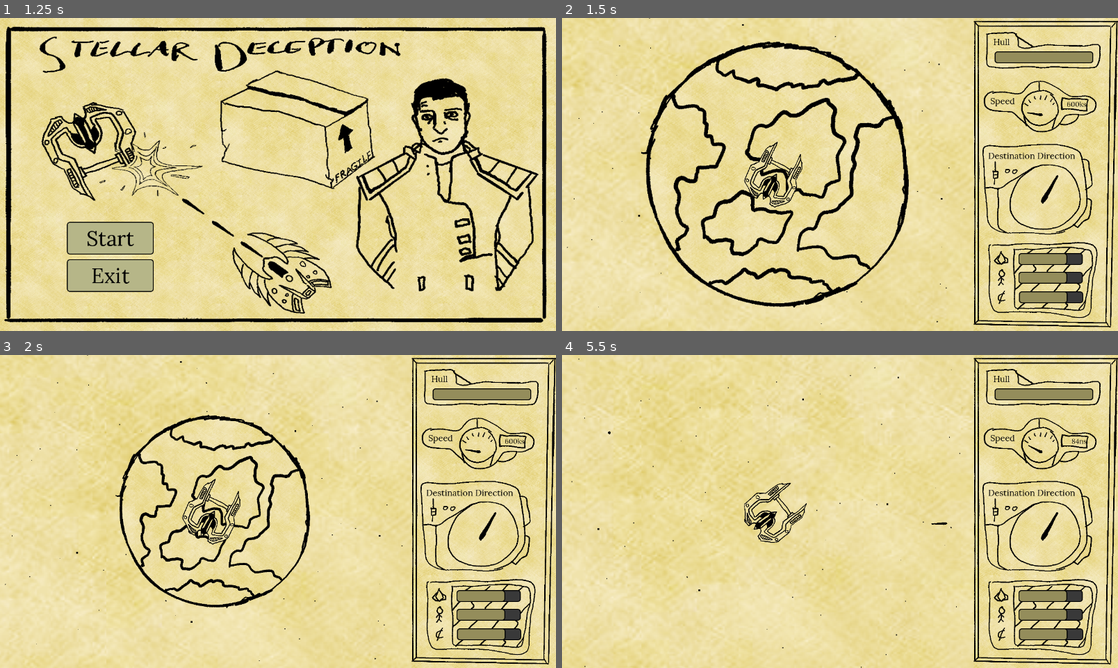
Above: before the commit, frames 1-4 (two rows, left to right).
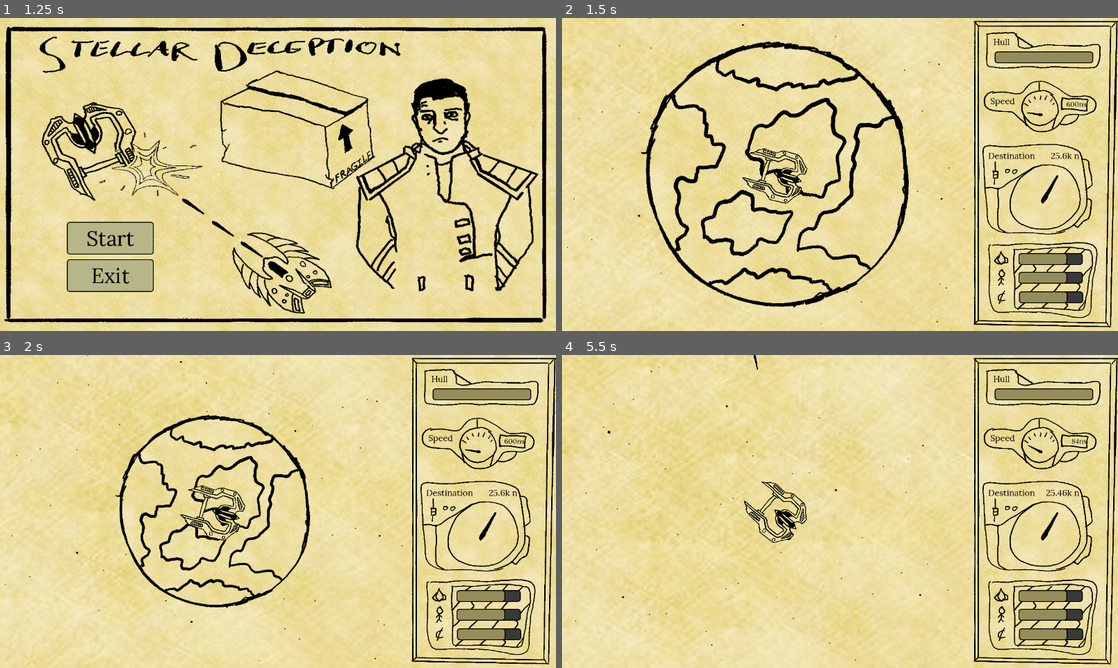
Above: after the commit, the same moments.

Repository: axewizardbgg/stellar-deception-gwj81
Game: Godot game, scene res://main.tscn
Same seed, same stepped clock (60 frames per second), same inputs: the game is played once before the commit and once after it.
Inputs (mouse positions are in pixels of both pictures, inside the frame that each line leads up to):
- Up to frame 1 (1.25 s): move the mouse to (400, 158) at 0.52 s; hold D (right) from 0.53 s (still down); hold Space (activate) from 0.53 s (still down)
- Up to frame 2 (1.5 s): release D (right) at 1.25 s; release Space (activate) at 1.25 s; click "Start" at 1.25 s
- Up to frame 3 (2 s): no input
- Up to frame 4 (5.5 s): move the mouse to (728, 527) at 2.02 s; hold S (backward) 2.03-2.78 s; click (728, 527) at 2.1 s; move the mouse to (895, 442) at 2.77 s; hold D (right) 2.78-3.53 s; hold Space (activate) 2.78-3.53 s; move the mouse to (812, 574) at 3.52 s; hold W (forward) 3.53-4.28 s; click (812, 574) at 3.6 s; move the mouse to (1006, 558) at 4.27 s; hold Space (activate) 4.28-5.03 s; hold A (left) from 4.28 s (still down); move the mouse to (673, 464) at 5.02 s; click (673, 464) at 5.1 s

Frame 1 is identical in both runs. In frame 2, 1.1% of the frame differs, in the area x 32-94%, y 26-61%; in frame 3, 1.1%; in frame 4, 8.9%, in the area x 0-93%, y 0-100%.

Commit message:
Final tweaks before submission

Diff:
--- a/asteroid_spawner.gd
+++ b/asteroid_spawner.gd
@@ -2,7 +2,7 @@
 
 # Expected to be set before _ready
 var player: RigidBody2D
-var max_asteroids: int = 2
+var max_asteroids: int = 6
 
 # Other asteroidy stuff
 var asteroids: Array = []
--- a/event_ui.gd
+++ b/event_ui.gd
@@ -16,6 +16,7 @@
 @onready var bar_ship: ProgressBar = $Result/CC/VBC/HBC/Ship
 @onready var bar_crew: ProgressBar = $Result/CC/VBC/HBC2/Crew
 @onready var bar_cash: ProgressBar = $Result/CC/VBC/HBC3/Cash
+@onready var change: Label = $Result/CC/VBC/Change
 @onready var proceed: Button = $Result/CC/VBC/Continue
 
 # Expected to be set before _ready
@@ -86,8 +87,22 @@
 	choice_ui.visible = false
 	result_ui.visible = true
 
-	# Update the result label
+	# Update the result and change summary labels
 	result.text = event.choices[idx].result
+	var summary: String = "Ship: "
+	if event.choices[idx].effect_ship > -0.1:
+		summary += "+"+str(event.choices[idx].effect_ship)
+	else:
+		summary += str(event.choices[idx].effect_ship)
+	if event.choices[idx].effect_crew > -0.1:
+		summary += "   Crew: +"+str(event.choices[idx].effect_crew)
+	else:
+		summary += "   Crew: "+str(event.choices[idx].effect_crew)
+	if event.choices[idx].effect_cash > -0.1:
+		summary += "   Cash: +"+str(event.choices[idx].effect_cash)
+	else:
+		summary += "   Cash: "+str(event.choices[idx].effect_cash)
+	change.text = summary
 
 	# Initialize the progress bar values before we tween them
 	bar_ship.value = bar_values.ship
--- a/event_ui.tscn
+++ b/event_ui.tscn
@@ -95,11 +95,11 @@
 grow_vertical = 2
 
 [node name="Panel2" type="Panel" parent="Result/CC"]
-custom_minimum_size = Vector2(1000, 600)
+custom_minimum_size = Vector2(1000, 650)
 layout_mode = 2
 
 [node name="Background" type="TextureRect" parent="Result/CC"]
-custom_minimum_size = Vector2(990, 590)
+custom_minimum_size = Vector2(990, 640)
 layout_mode = 2
 texture = ExtResource("3_y45tt")
 expand_mode = 1
@@ -107,7 +107,7 @@
 
 [node name="VBC" type="VBoxContainer" parent="Result/CC"]
 layout_mode = 2
-theme_override_constants/separation = 16
+theme_override_constants/separation = 12
 
 [node name="Label" type="Label" parent="Result/CC/VBC"]
 layout_mode = 2
@@ -175,6 +175,11 @@
 value = 75.0
 show_percentage = false
 
+[node name="Change" type="Label" parent="Result/CC/VBC"]
+layout_mode = 2
+text = "Summary: No changes"
+horizontal_alignment = 1
+
 [node name="HSeparator3" type="HSeparator" parent="Result/CC/VBC"]
 layout_mode = 2
 
--- a/hud.gd
+++ b/hud.gd
@@ -28,10 +28,24 @@
 func _set_speed_pc(new_value: float) -> void:
 	# Update our value and the needle rotation
 	speed_pc = new_value
-	$UI/SpeedNeedle.rotation = deg_to_rad(remap(new_value, 0.0, 100.0, -174.0, -41.0)) # lerp(-174.0, -41.0, needle_rot)
+	$UI/SpeedNeedle.rotation = deg_to_rad(remap(new_value, 0.0, 100.0, -174.0, -41.0))
 func _set_dest_dir(new_value: float) -> void:
 	destination_direction = new_value
 	$UI/DestinationNeedle.rotation = new_value
+
+	# Last minute rushed change: This signal is basically being fired every frame, so
+	# let's also update the distance to the destination as well (too lazy to make another signal)
+	var player: RigidBody2D = get_tree().get_first_node_in_group("player")
+	if is_instance_valid(player):
+		var dist: float = (player.destination - player.global_position).length()
+		# Ugly formatter code to make it work how I want
+		var dist_str: String = str(roundf(dist))+" n"
+		if dist >= 1000000:
+			dist_str = str(snapped(dist / 1000000, 0.01))+"m n"
+		if dist >= 1000:
+			dist_str = str(snapped(dist / 1000, 0.01))+"k n"
+		$UI/Distance.text = dist_str
+
 
 # When the speed of the ship changes
 func update_speed(new_value: float, max_value: float):
--- a/hud.tscn
+++ b/hud.tscn
@@ -93,7 +93,7 @@
 offset_right = 1208.0
 offset_bottom = 210.0
 theme_override_font_sizes/font_size = 16
-text = "600ks"
+text = "600ns"
 horizontal_alignment = 2
 
 [node name="DestinationNeedle" type="Sprite2D" parent="UI"]
@@ -125,4 +125,14 @@
 offset_top = 303.0
 offset_right = 1071.0
 offset_bottom = 326.0
-text = "Destination Direction"
+text = "Destination"
+
+[node name="Distance" type="Label" parent="UI"]
+layout_mode = 0
+offset_left = 1095.0
+offset_top = 303.0
+offset_right = 1192.0
+offset_bottom = 330.0
+theme_override_font_sizes/font_size = 20
+text = "40.23k n"
+horizontal_alignment = 2
--- a/location.tscn
+++ b/location.tscn
@@ -4,7 +4,7 @@
 [ext_resource type="Texture2D" uid="uid://bnrcwsjn5xq36" path="res://sprites/GWJ81_Planet1_b.png" id="2_7vasj"]
 
 [sub_resource type="CircleShape2D" id="CircleShape2D_n4s2k"]
-radius = 50.0
+radius = 75.0
 
 [node name="Location" type="Node2D"]
 script = ExtResource("1_7vasj")
--- a/main.gd
+++ b/main.gd
@@ -87,7 +87,8 @@
 	player = load("res://ship.tscn").instantiate()
 	player.destination = Vector2(randf_range(-1,1), randf_range(-1,1)).normalized() * randf_range(20000, 30000)
 	add_child(player)
-	player.rotation = player.destination.angle()
+	# player.rotation = player.destination.angle()
+	player.rotation = randf() * TAU # I changed my mind, face them in a random direction
 	player.z_index = 1
 
 	# Add our destination location
@@ -122,7 +123,7 @@
 	# Oh yeah, also add our ASTEROID SPAWNER WOOOO
 	var asteroid_spawner: Node2D = load("res://asteroid_spawner.tscn").instantiate()
 	asteroid_spawner.player = player
-	asteroid_spawner.max_asteroids = 2 * level
+	asteroid_spawner.max_asteroids = 6 + level
 	add_child(asteroid_spawner)
 
 # Clears the main scene of any children
@@ -265,7 +266,8 @@
 
 	# Add it to the scene and then set the rotation and z_index
 	add_child(player)
-	player.rotation = player.destination.angle()
+	# player.rotation = player.destination.angle()
+	player.rotation = randf() * TAU # I changed my mind, face them in a random direction
 	player.z_index = 1
 
 	# Add our destination location
--- a/project.godot
+++ b/project.godot
@@ -14,6 +14,10 @@
 run/main_scene="uid://bxmq16567yjw7"
 config/features=PackedStringArray("4.4", "GL Compatibility")
 config/icon="res://icon.svg"
+
+[audio]
+
+general/default_playback_type.web=0
 
 [autoload]
 
Not shown, changed: export_presets.cfg
